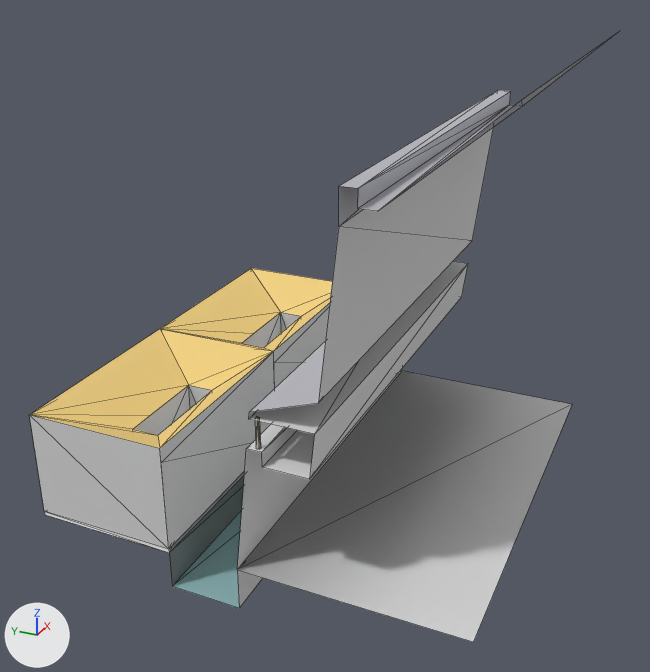
Before and after pictures for a commit that changed the OBJ model assets/stl_export/22cc.obj.
One viewpoint serves both versions: a 50 mm lens placed at (-53.6, -23.3, 36.3), pointed at (-1.6, 0.1, 10.3). The lights are fixed; the arrows at lower left show +X, +Y and +Z. The first picture is the older version. Mesh edges are drawn as thin lines. Where no turn or scale is listed for an object, it has been applied to the vertices. Vertices at exactly the same position are counted once.

In view in the first picture: '22cc'.
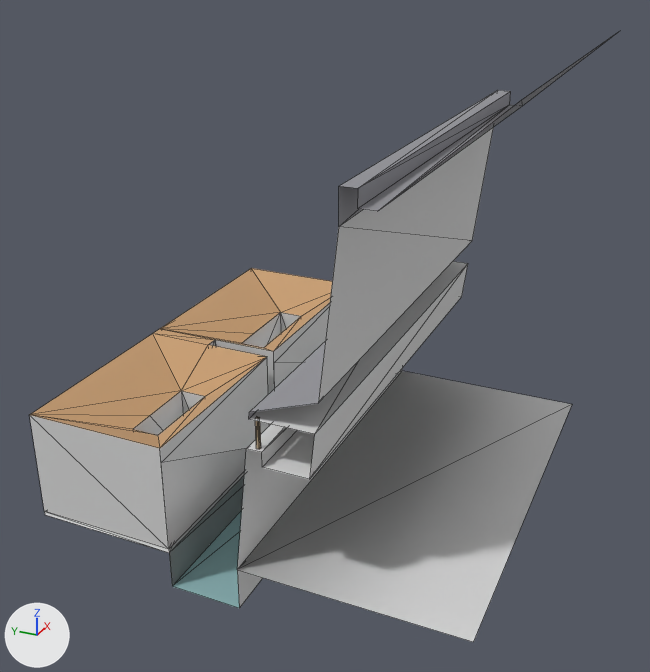
What differs and where, as boxes (x1, y1, x2, y2) in the pictures (650 x 672 px; the box of a moved part takes in the faces that stretch with it):
'22cc', recoloured, reshaped
    both: (29, 32, 618, 642)
part 1 of me_22cc, moved or reshaped
    before: (30, 329, 274, 549)
    after: (30, 329, 269, 549)

Edits to the bpy script that builds the scene:
```text
Change mat_castleroof:
    mat_castleroof.base_color: (0.471, 0.471, 0.51) -> (0.294, 0.294, 0.318)  # grey #b7b7bd -> grey #949499
Change mat_material:
    mat_material.base_color: (0.878, 0.639, 0.224) -> (0.577, 0.349, 0.176)  # yellow #f1d182 -> brown #c89f74
Change me_22cc:
    used by ob_22cc; location = (0.0, 0.0, 0.0)
    remove me_22cc.from_pydata(...)  # 154 vertices, 246 faces; spans x -15.0..15.0, y -15.0..15.0, z -3.0..29.6
    add me_22cc.from_pydata(...)  # 162 vertices, 258 faces; spans x -15.0..15.0, y -15.0..15.0, z -3.0..29.6
    me_22cc part 1
    5 vertices are removed from x -4.0..0.0, y 8.0..15.0, z 0.0..6.5
    29 faces are deleted
    13 vertices are added at x -5.0..0.0, y 5.0..15.0, z 0.0..7.5
    30 new faces join them, mat_default (light grey #dadada)
    2 new faces join them, mat_cortyard (beige #e2d1af)
    9 new faces join them, mat_material (brown #c89f74)
```
